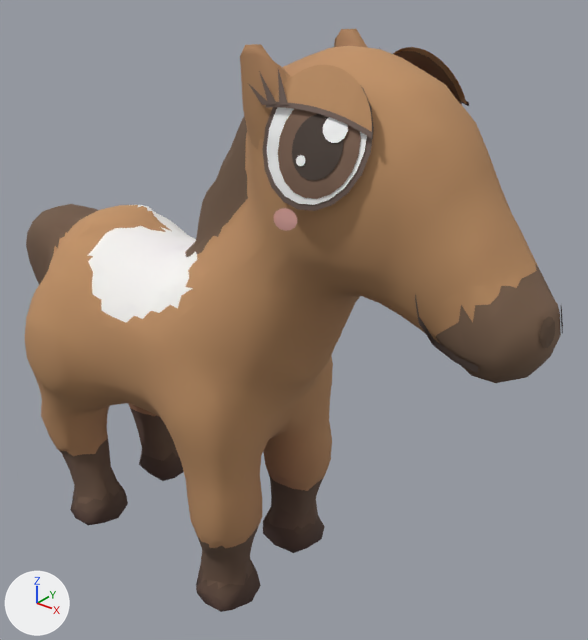
One commit to the glTF model art/models/animals/mustang_foal.glb: the scene before it, then after it.
Rendered twice from a camera (50 mm lens) standing at (0.645, -0.699, 0.86) and looking at (0.047, 0.049, 0.396). The axes (+X, +Y, +Z) are drawn at lower left. The lights are the same throughout. The older version comes first. Vertices at exactly the same position are counted once.

Script lines for the objects in view, before the commit:
```python
me_mustang_foal = bpy.data.meshes.new('mustang_foal')
me_mustang_foal.from_pydata(...)  # 2982 vertices, 4928 faces; spans x -0.408..0.408, y -0.152..0.152, z 0.0..0.757
me_mustang_foal.materials.append(mat_coat)
ob_mustang_foal = bpy.data.objects.new('mustang_foal', me_mustang_foal)
ob_mustang_foal.location = (0.0, 0.0, 0.0)
```
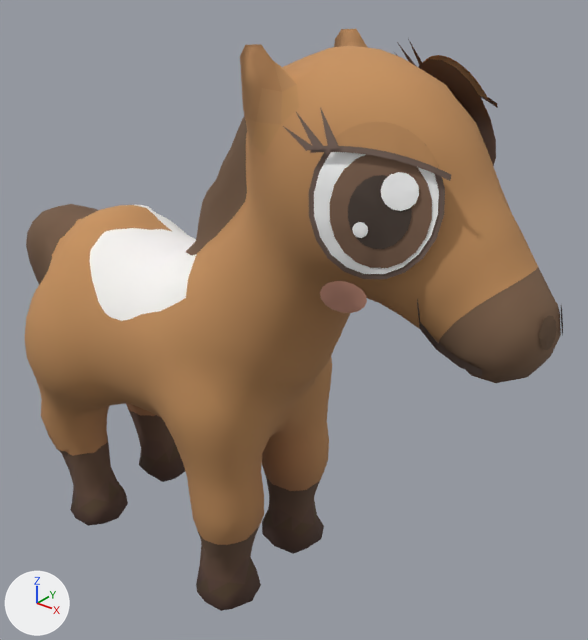
The newer file is also turned or shifted as a whole; pictures and numbers use the older file's frame.

The edits, one by one:
me_mustang_foal is used by ob_mustang_foal; location (0.0, 0.0, 0.0).
me_mustang_foal had 2982 vertices, 4928 faces and spanned x -0.408..0.408, y -0.152..0.152, z 0.0..0.757.
me_mustang_foal now has 2355 vertices, 4152 faces and spans x -0.408..0.409, y -0.152..0.152, z -0.005..0.757.
me_mustang_foal part 1: the loose piece of 21 vertices spanning x 0.15..0.235, y -0.115..-0.08, z 0.629..0.72 is multiplied about its middle by the matrix ((1.421, -0.396, 0.118), (0.412, 1.388, -0.308), (-0.028, 0.328, 1.443)), then moved by (0.061, 0.007, -0.045).
me_mustang_foal part 2: the loose piece of 21 vertices spanning x 0.166..0.219, y -0.11..-0.088, z 0.645..0.703 is multiplied about its middle by the matrix ((2.084, -0.58, 0.173), (0.604, 2.035, -0.451), (-0.041, 0.482, 2.115)), then moved by (0.061, 0.008, -0.044).
me_mustang_foal part 3: the loose piece of 21 vertices spanning x 0.13..0.245, y -0.118..-0.07, z 0.617..0.741 is multiplied about its middle by the matrix ((0.785, -0.218, 0.065), (0.227, 0.766, -0.17), (-0.016, 0.181, 0.796)), then moved by (0.072, 0.002, -0.055).
me_mustang_foal part 4: the loose piece of 21 vertices spanning x 0.135..0.24, y -0.117..-0.073, z 0.622..0.737 is multiplied about its middle by the matrix ((0.539, -0.15, 0.045), (0.156, 0.526, -0.117), (-0.011, 0.124, 0.547)), then moved by (0.073, 0.002, -0.057).
me_mustang_foal part 5: the loose piece of 11 vertices spanning x 0.174..0.185, y -0.109..-0.105, z 0.656..0.665 is multiplied about its middle by the matrix ((1.373, -0.382, 0.114), (0.398, 1.341, -0.297), (-0.027, 0.317, 1.394)), then moved by (0.067, 0.005, -0.055).
me_mustang_foal part 6: the loose piece of 50 vertices spanning x 0.13..0.247, y -0.099..-0.089, z 0.689..0.71 is multiplied about its middle by the matrix ((1.047, -0.291, 0.087), (0.303, 1.022, -0.227), (-0.021, 0.242, 1.063)), then moved by (0.068, 0.003, -0.03).
me_mustang_foal part 7: the loose piece of 21 vertices spanning x 0.15..0.235, y 0.08..0.115, z 0.629..0.721 is multiplied about its middle by the matrix ((1.44, 0.342, -0.017), (-0.343, 1.439, -0.055), (0.003, 0.057, 1.479)), then moved by (0.038, -0.008, -0.005).
me_mustang_foal part 8: the loose piece of 21 vertices spanning x 0.13..0.245, y 0.07..0.117, z 0.617..0.741 is multiplied about its middle by the matrix ((0.795, 0.189, -0.009), (-0.189, 0.794, -0.03), (0.002, 0.032, 0.816)), then moved by (0.05, -0.002, -0.014).
me_mustang_foal part 9: the loose piece of 50 vertices spanning x 0.13..0.247, y 0.089..0.1, z 0.689..0.71 is multiplied about its middle by the matrix ((1.06, 0.252, -0.012), (-0.252, 1.06, -0.04), (0.003, 0.042, 1.089)), then moved by (0.042, -0.013, 0.009).
me_mustang_foal part 10: the loose piece of 10 vertices spanning x 0.291..0.355, y -0.071..-0.048, z 0.471..0.544 is rebuilt with 10 vertices and now spans x 0.293..0.359, y -0.07..-0.048, z 0.467..0.54.
me_mustang_foal part 11: 11 loose pieces with 116 vertices, spanning x 0.105..0.247, y -0.127..0.126, z 0.596..0.744, are deleted.
me_mustang_foal part 12: 244 vertices moved from x -0.359..0.408, y -0.132..0.151, z 0.0..0.533 to x -0.359..0.409, y -0.131..0.151, z -0.005..0.534; 1269 vertices removed from x -0.353..0.378, y -0.124..0.152, z 0.0..0.744; 758 vertices added at x -0.34..0.373, y -0.124..0.15, z -0.004..0.752.
me_mustang_foal part 13: 1530 kept faces spanning x -0.338..0.367, y -0.152..0.152, z 0.131..0.757 get new vertex colours.
Other edits to the shape of me_mustang_foal do not show in these pictures.

Pixel boxes [x1, y1, x2, y2] of what changed, in the pictures (588 x 640 px; the box of a moved part takes in the faces that stretch with it):
'mustang_foal', reshaped
    before: [24, 29, 563, 612]
    after: [24, 29, 563, 611]
part 1 of me_mustang_foal, moved or reshaped
    before: [278, 109, 361, 199]
    after: [309, 145, 445, 279]
part 2 of me_mustang_foal, moved or reshaped
    before: [292, 114, 343, 180]
    after: [314, 152, 439, 274]
part 3 of me_mustang_foal, moved or reshaped
    before: [263, 85, 374, 211]
    after: [330, 155, 432, 268]
part 4 of me_mustang_foal, moved or reshaped
    before: [267, 107, 367, 205]
    after: [348, 175, 412, 249]
part 5 of me_mustang_foal, moved or reshaped
    before: [296, 155, 305, 166]
    after: [352, 222, 368, 238]
part 6 of me_mustang_foal, moved or reshaped
    before: [265, 102, 373, 138]
    after: [310, 146, 451, 181]
part 7 of me_mustang_foal, moved or reshaped (not visible before)
    after: [418, 59, 496, 166]
part 8 of me_mustang_foal, moved or reshaped (not visible afterwards)
    before: [394, 51, 462, 105]
part 9 of me_mustang_foal, moved or reshaped (mostly hidden before)
    before: [461, 101, 469, 106]
    after: [479, 95, 498, 108]
part 10 of me_mustang_foal, rebuilt
    before: [415, 294, 478, 373]
    after: [417, 299, 482, 378]
part 11 of me_mustang_foal, deleted (brown)
    before: [249, 47, 380, 231]
part 12 of me_mustang_foal, moved or reshaped
    before: [42, 42, 563, 612]
    after: [41, 41, 563, 611]
part 13 of me_mustang_foal, recoloured
    both: [41, 29, 512, 523]
